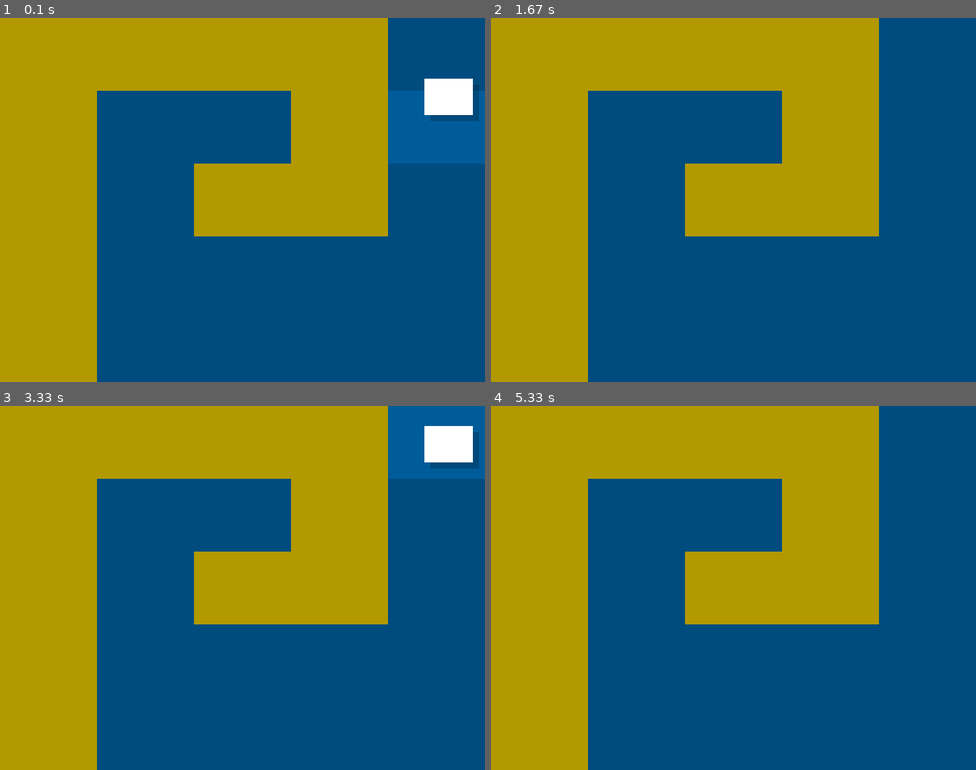
Above: before the commit, frames 1-4 (two rows, left to right).
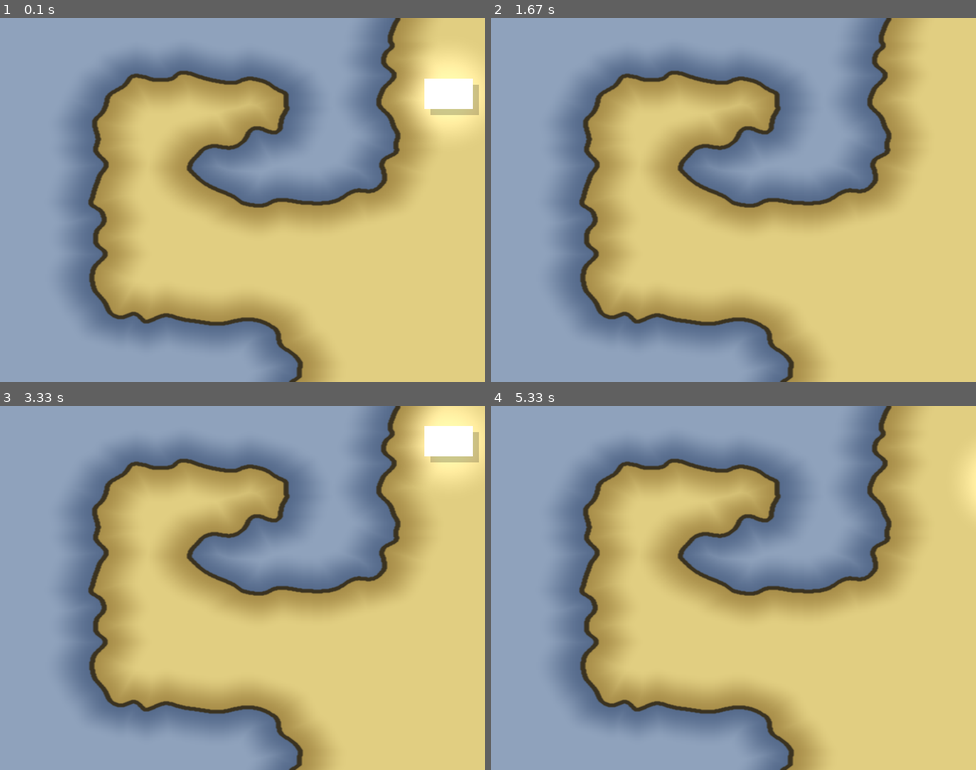
Above: after the commit, the same moments.

Repository: colorfulfool/love2dgame
Game: LÖVE game, started from main.lua
The game is run twice, just before and just after one commit, with the same random seed, the same clock (stepped at 60 frames per second) and the same inputs.
Inputs:
- Up to frame 1 (0.1 s): no input
- Up to frame 2 (1.67 s): hold Right 0.33-0.8 s; hold Up 0.83-1.13 s; hold Right 1.17-1.63 s
- Up to frame 3 (3.33 s): hold Left 1.67-2.2 s; hold Down 2.23-2.53 s; hold Left 2.57-2.97 s; hold Up from 3 s (still down)
- Up to frame 4 (5.33 s): release Up at 3.37 s; hold Right 3.4-4.03 s; hold Down 4.07-4.43 s; hold Left 4.47-4.93 s; hold Right from 4.97 s (still down)

The runs differ from the first frame. In frame 1, 99% of the frame differs, in the area x 0-100%, y 0-100%; in frame 2, 100%; in frame 3, 99%; in frame 4, 100%.

Commit message:
Render tiles as shorelines instead of squares
Bake the tile grid into a shoreline texture: interpolate the land/water
field, derive distance to the coast via a chamfer distance transform, and
shade water/land darker near the shore with a dark outline along the coast.
Add hexToColor helper and soft radial player highlight.

Diff:
--- a/game.lua
+++ b/game.lua
@@ -9,7 +9,247 @@
   { 0, 1, 0, 0, 1 },
   { 0, 1, 1, 1, 1 },
   { 0, 1, 1, 1, 1 },
+  { 0, 0, 0, 1, 1 },
 }
+
+-- Converts a "#RRGGBB" (or "#RRGGBBAA") color, as written in the comments,
+-- into the { r, g, b, a } table of 0-1 values that love.graphics.setColor expects.
+local function hexToColor(hex, brightness)
+  hex = hex:gsub("#", "")
+
+  local r = tonumber(hex:sub(1, 2), 16) / 255
+  local g = tonumber(hex:sub(3, 4), 16) / 255
+  local b = tonumber(hex:sub(5, 6), 16) / 255
+  local a = 1
+
+  if #hex == 8 then
+    a = tonumber(hex:sub(7, 8), 16) / 255
+  end
+
+  brightness = brightness or 1
+
+  return { r * brightness, g * brightness, b * brightness, a }
+end
+
+local function clamp(value, low, high)
+  return math.max(low, math.min(high, value))
+end
+
+local function mix(a, b, t)
+  return a + (b - a) * t
+end
+
+local function smoothstep(edge0, edge1, x)
+  local t = clamp((x - edge0) / (edge1 - edge0), 0, 1)
+  return t * t * (3 - 2 * t)
+end
+
+-- Shoreline look, inspired by the old map in ~/Downloads/map.jpeg:
+-- water darkens toward the coast, land darkens toward the coast, and a
+-- dark line traces the shoreline itself.
+local MAP_SIZE = 512         -- resolution of the baked shoreline texture
+local SHORE_RANGE = 0.5      -- tiles: how far the dark shore shading reaches
+local OUTLINE_WIDTH = 0.03   -- tiles: half-width of the dark shoreline line
+local NOISE_STRENGTH = 0.22  -- how much the coastline wiggles
+local NOISE_SCALE = 1.7
+
+local DEEP_WATER = hexToColor("#8FA2BC")
+local SHORE_WATER = hexToColor("#566B8C")
+local INLAND = hexToColor("#E1CE81")
+local SHORE_LAND = hexToColor("#A98F4A")
+local OUTLINE = hexToColor("#3A3220")
+
+local mapImage
+
+local function tileValue(row, column)
+  row = clamp(row, 1, #tiles)
+  column = clamp(column, 1, #tiles[1])
+  return tiles[row][column]
+end
+
+-- 0 = water, 1 = land, smoothly interpolated between tile centers.
+local function landAt(u, v)
+  local x = u - 0.5
+  local y = v - 0.5
+
+  local x0 = math.floor(x)
+  local y0 = math.floor(y)
+
+  local tx = x - x0
+  local ty = y - y0
+
+  local column = x0 + 1
+  local row = y0 + 1
+
+  local top = mix(tileValue(row, column), tileValue(row, column + 1), tx)
+  local bottom = mix(tileValue(row + 1, column), tileValue(row + 1, column + 1), tx)
+
+  return mix(top, bottom, ty)
+end
+
+local function fieldAt(u, v)
+  local wobble = love.math.noise(u * NOISE_SCALE, v * NOISE_SCALE) - 0.5
+  return landAt(u, v) + wobble * NOISE_STRENGTH
+end
+
+local function buildMapImage(size)
+  local imageData = love.image.newImageData(size, size)
+
+  local fieldWidth = #tiles[1]
+  local fieldHeight = #tiles
+
+  local isLand = {}
+  local distance = {}
+
+  local infinity = 1e9
+
+  -- First pass: decide whether every pixel is land or water.
+  for py = 0, size - 1 do
+    isLand[py] = {}
+    distance[py] = {}
+
+    for px = 0, size - 1 do
+      local u = (px + 0.5) / size * fieldWidth
+      local v = (py + 0.5) / size * fieldHeight
+
+      isLand[py][px] = fieldAt(u, v) >= 0.5
+    end
+  end
+
+  -- Second pass: mark the pixels that touch the shoreline.
+  for py = 0, size - 1 do
+    for px = 0, size - 1 do
+      local land = isLand[py][px]
+      local shore = false
+
+      if px > 0 and isLand[py][px - 1] ~= land then shore = true end
+      if px < size - 1 and isLand[py][px + 1] ~= land then shore = true end
+      if py > 0 and isLand[py - 1][px] ~= land then shore = true end
+      if py < size - 1 and isLand[py + 1][px] ~= land then shore = true end
+
+      distance[py][px] = shore and 0 or infinity
+    end
+  end
+
+  -- Third pass: spread the distance outwards from the shoreline
+  -- (two-pass chamfer distance transform, in pixels).
+  local diagonal = math.sqrt(2)
+
+  for py = 0, size - 1 do
+    for px = 0, size - 1 do
+      local d = distance[py][px]
+
+      if px > 0 then
+        d = math.min(d, distance[py][px - 1] + 1)
+      end
+
+      if py > 0 then
+        d = math.min(d, distance[py - 1][px] + 1)
+
+        if px > 0 then
+          d = math.min(d, distance[py - 1][px - 1] + diagonal)
+        end
+
+        if px < size - 1 then
+          d = math.min(d, distance[py - 1][px + 1] + diagonal)
+        end
+      end
+
+      distance[py][px] = d
+    end
+  end
+
+  for py = size - 1, 0, -1 do
+    for px = size - 1, 0, -1 do
+      local d = distance[py][px]
+
+      if px < size - 1 then
+        d = math.min(d, distance[py][px + 1] + 1)
+      end
+
+      if py < size - 1 then
+        d = math.min(d, distance[py + 1][px] + 1)
+
+        if px < size - 1 then
+          d = math.min(d, distance[py + 1][px + 1] + diagonal)
+        end
+
+        if px > 0 then
+          d = math.min(d, distance[py + 1][px - 1] + diagonal)
+        end
+      end
+
+      distance[py][px] = d
+    end
+  end
+
+  local pixelsPerTile = size / fieldWidth
+
+  -- Fourth pass: paint the pixels using the distance to the shoreline.
+  for py = 0, size - 1 do
+    for px = 0, size - 1 do
+      local distanceInTiles = distance[py][px] / pixelsPerTile
+
+      local r, g, b
+
+      if isLand[py][px] then
+        local t = smoothstep(0, SHORE_RANGE, distanceInTiles)
+        r = mix(SHORE_LAND[1], INLAND[1], t)
+        g = mix(SHORE_LAND[2], INLAND[2], t)
+        b = mix(SHORE_LAND[3], INLAND[3], t)
+      else
+        local t = smoothstep(0, SHORE_RANGE, distanceInTiles)
+        r = mix(SHORE_WATER[1], DEEP_WATER[1], t)
+        g = mix(SHORE_WATER[2], DEEP_WATER[2], t)
+        b = mix(SHORE_WATER[3], DEEP_WATER[3], t)
+      end
+
+      local outline = 1 - smoothstep(OUTLINE_WIDTH * 0.4, OUTLINE_WIDTH, distanceInTiles)
+      r = mix(r, OUTLINE[1], outline)
+      g = mix(g, OUTLINE[2], outline)
+      b = mix(b, OUTLINE[3], outline)
+
+      imageData:setPixel(px, py, r, g, b, 1)
+    end
+  end
+
+  return love.graphics.newImage(imageData)
+end
+
+local function getMapImage()
+  if not mapImage then
+    mapImage = buildMapImage(MAP_SIZE)
+  end
+
+  return mapImage
+end
+
+local glowImage
+
+-- Soft radial light used to highlight the player instead of a square tile.
+local function getGlowImage()
+  if not glowImage then
+    local size = 64
+    local imageData = love.image.newImageData(size, size)
+    local center = (size - 1) / 2
+    local radius = size / 2
+
+    for y = 0, size - 1 do
+      for x = 0, size - 1 do
+        local dx = (x - center) / radius
+        local dy = (y - center) / radius
+        local distance = math.sqrt(dx * dx + dy * dy)
+        local alpha = 1 - smoothstep(0.2, 1, distance)
+
+        imageData:setPixel(x, y, 1, 1, 1, alpha)
+      end
+    end
+
+    glowImage = love.graphics.newImage(imageData)
+  end
+
+  return glowImage
+end
 
 function game.update(dt)
   if love.keyboard.isDown("up") then
@@ -44,34 +284,28 @@
   local playerCenterX = playerX + playerWidth / 2
   local playerCenterY = playerY + playerHeight / 2
 
-  local playerCellIndex = math.floor(playerCenterX / tileWidth + 1)
-  local playerRowIndex = math.floor(playerCenterY / tileHeight + 1)
-
-  for rowIndex, row in pairs(tiles) do
-    for cellIndex, cell in pairs(row) do
-      local b = 1
-
-      if rowIndex == playerRowIndex and cellIndex == playerCellIndex then
-        b = 1.2
-      end
-
-      if cell == 0 then
-        love.graphics.setColor({ 0.7 * b, 0.6 * b, 0 * b })
-      end
-
-      if cell == 1 then
-        love.graphics.setColor({ 0 * b, 0.3 * b, 0.5 * b })
-      end
-
-      love.graphics.rectangle(
-        "fill",
-        (cellIndex-1)*tileWidth,
-        (rowIndex-1)*tileHeight,
-        tileWidth,
-        tileHeight
-      )
-    end
-  end
+  local map = getMapImage()
+
+  love.graphics.setColor(1, 1, 1, 1)
+  love.graphics.draw(map, 0, 0, 0, screenWidth / map:getWidth(), screenHeight / map:getHeight())
+
+  -- Soft light around the player instead of a square tile highlight.
+  local glow = getGlowImage()
+  local glowSize = math.max(playerWidth, playerHeight) * 2.5
+
+  love.graphics.setBlendMode("add")
+  love.graphics.setColor(1, 1, 1, 0.18)
+  love.graphics.draw(
+    glow,
+    playerCenterX,
+    playerCenterY,
+    0,
+    glowSize / glow:getWidth(),
+    glowSize / glow:getHeight(),
+    glow:getWidth() / 2,
+    glow:getHeight() / 2
+  )
+  love.graphics.setBlendMode("alpha")
 
   love.graphics.setColor({ 0, 0, 0, 0.2 })
   love.graphics.rectangle("fill", playerX + 10, playerY + 10, playerWidth, playerHeight)
